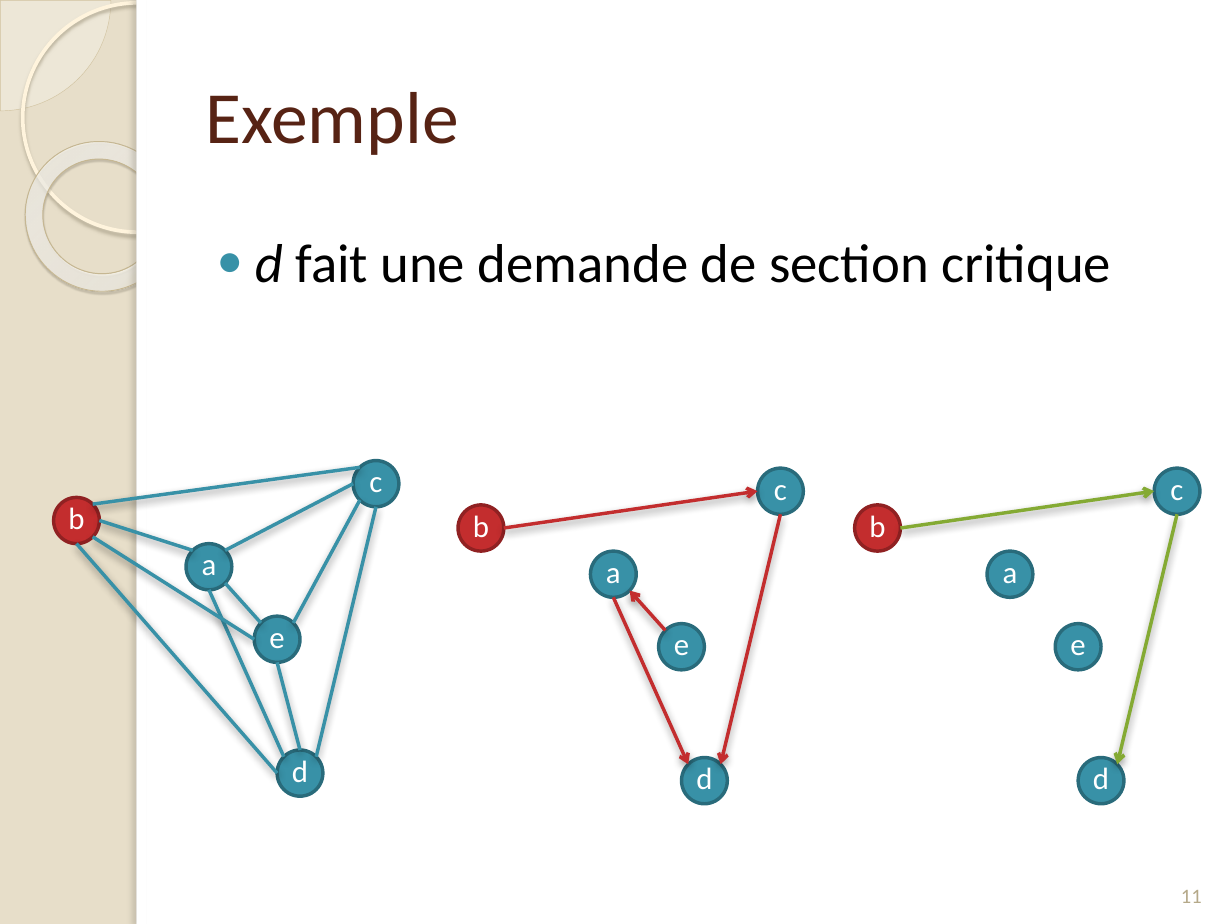
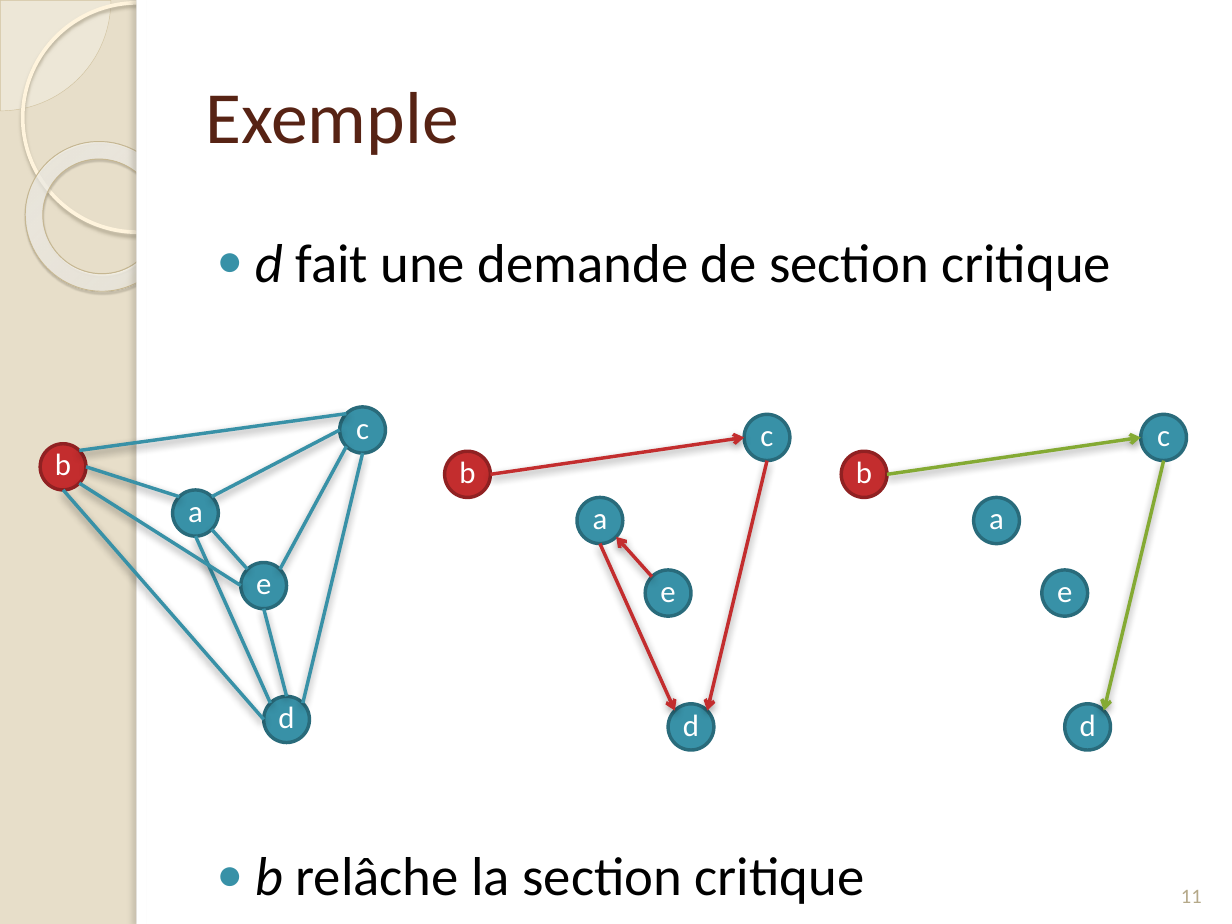
Before and after one commit to Origraena/moca, a slide deck: slide 12 of fmin212/Presentation/presAlgoDist.pptx. Drawn at 1232x924 pixels with LibreOffice and Linux fonts; fonts in the diff are those of the drawing. Boxes give left, top, right and bottom in pixels: in the first picture for what was removed or moved away, otherwise in the second. Text is boxed around its words. In the diff, an @@ line names an element or a change of style, - is before the commit and + after.

```diff
--- a/fmin212/Presentation/presAlgoDist.pptx
+++ b/fmin212/Presentation/presAlgoDist.pptx
@@ 15 ellipses, 10 lines, 6 arrows: place and size @@
-15 ellipses, 10 lines, 6 arrows at <box>54,461,1200,804</box>
+15 ellipses, 10 lines, 6 arrows at <box>41,407,1186,750</box>
@@ text at <box>255,857,865,904</box>: paragraph added @@
+● b relâche la section critique
```
Also in this commit, not shown: 7 other slides changed, 3 slides added, 44 other files.
